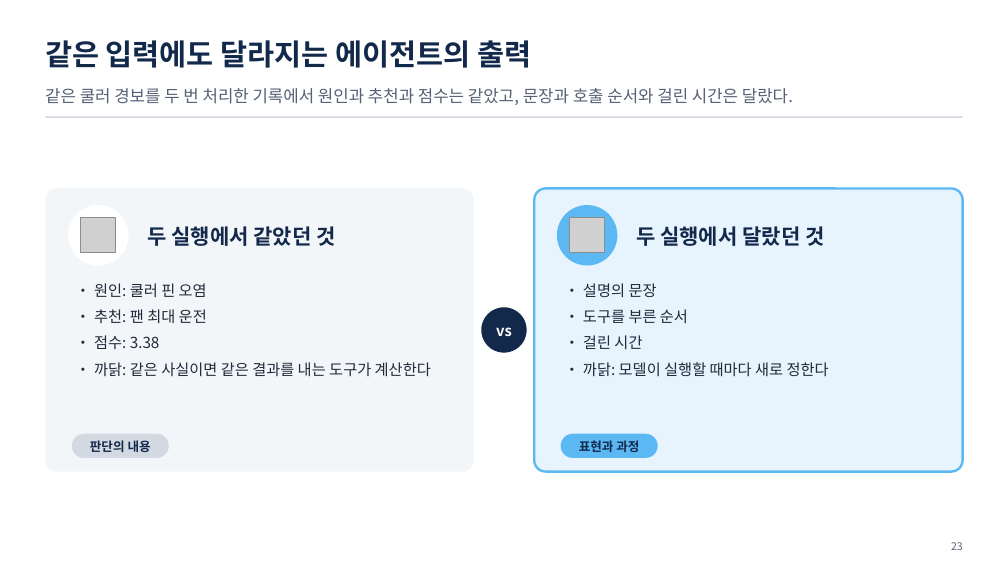
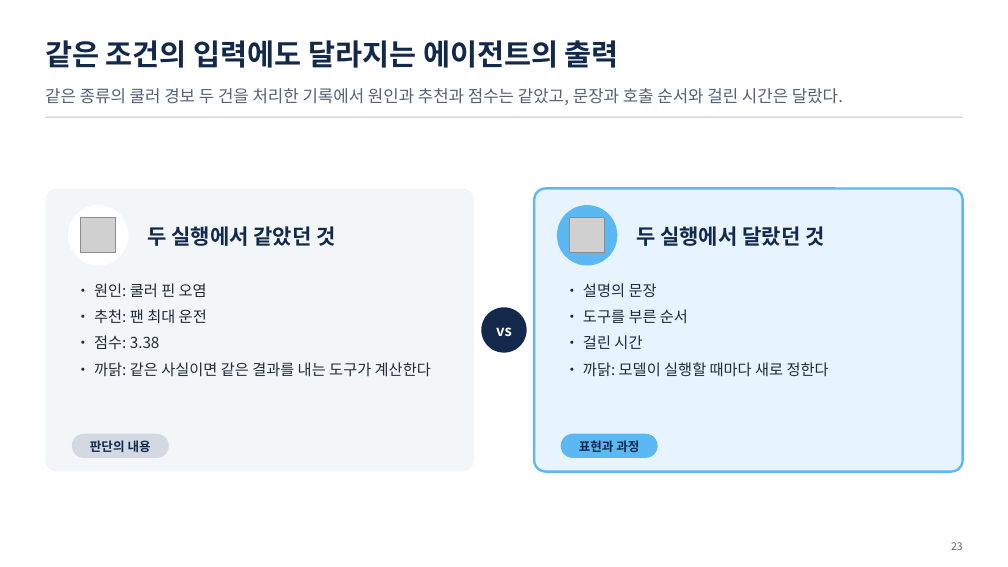
Before and after one commit to uengine-oss/hyd-iot-edu, a slide deck: slide 23 of docs/교재/통합반/08일차/통합반_08일차.pptx. Drawn at 1008x567 pixels with LibreOffice and Linux fonts; fonts in the diff are those of the drawing; grey boxes stand for pictures. Boxes give left, top, right and bottom in pixels: in the first picture for what was removed or moved away, otherwise in the second. Text is boxed around its words. In the diff, an @@ line names an element or a change of style, - is before the commit and + after.

```diff
--- a/docs/교재/통합반/08일차/통합반_08일차.pptx
+++ b/docs/교재/통합반/08일차/통합반_08일차.pptx
@@ text at [45, 40, 619, 68]: text changed @@
-같은 입력에도 달라지는 에이전트의 출력
+같은 조건의 입력에도 달라지는 에이전트의 출력
@@ text at [45, 88, 843, 105]: text changed @@
-같은 쿨러 경보를 두 번 처리한 기록에서 원인과 추천과 점수는 같았고, 문장과 호출 순서와 걸린 시간은 달랐다.
+같은 종류의 쿨러 경보 두 건을 처리한 기록에서 원인과 추천과 점수는 같았고, 문장과 호출 순서와 걸린 시간은 달랐다.
```
Also in this commit, not shown: 28 other slides changed, 1 slide removed, 12 other files.
